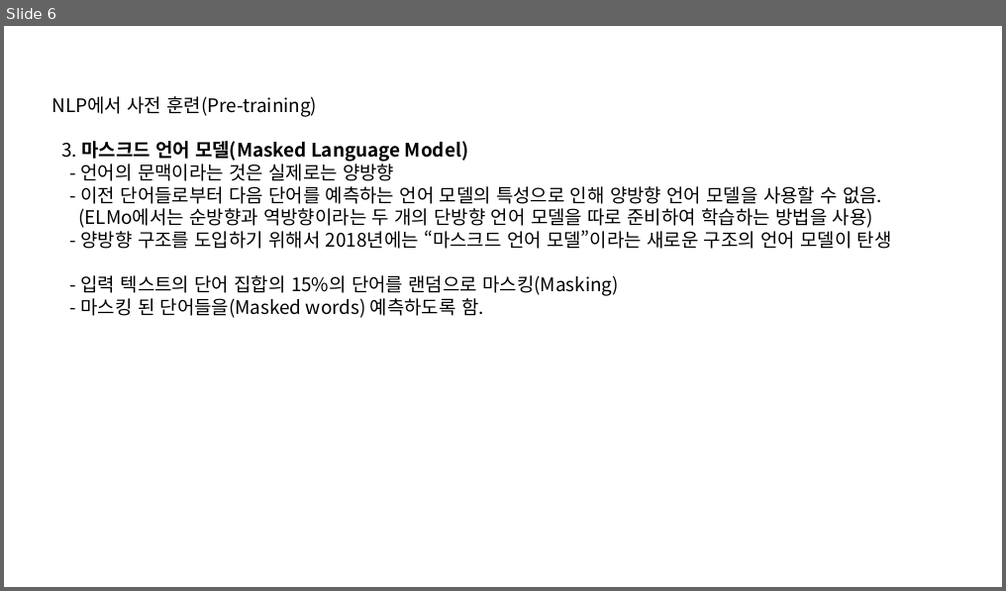
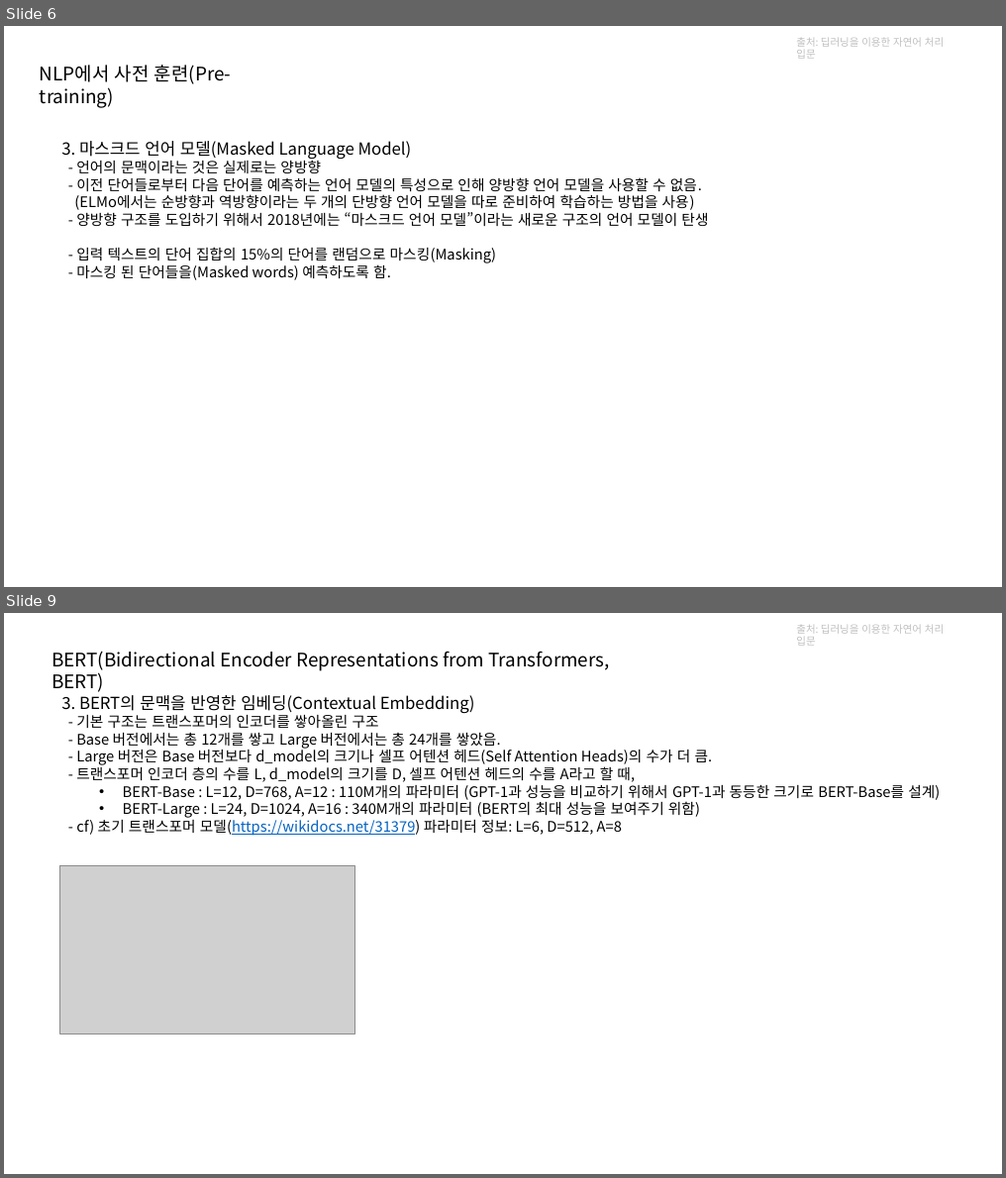
Before and after one commit to kjh8331267/NLP_Study, a slide deck: slide/BERT.pptx. Shown one above the other, each under a label of ours: slide 6 before the commit, slides 6 and 9 after it; the slides between them are not shown. The pictures are 1006x591 and 1006x1178 pixels, drawn with LibreOffice and Linux fonts; fonts in the diff are those of the drawing; grey boxes stand for pictures. Boxes give left, top, right and bottom in pixels: in the first picture for what was removed or moved away, otherwise in the second. Text is boxed around its words. In the diff, an @@ line names an element or a change of style, - is before the commit and + after.

```diff
--- a/slide/BERT.pptx
+++ b/slide/BERT.pptx
@@ slide 9 added at (4,613,1002,1174), background #FFFFFF @@
@@ text added at (796,625,944,646), 10 pt, text #BFBFBF @@
+출처: 딥러닝을 이용한 자연어 처리 입문
@@ text added at (52,651,610,692), 18 pt, text #000000 @@
+BERT(Bidirectional Encoder Representations from Transformers, BERT)
@@ text added at (61,695,940,836), 14 pt, text #000000 @@
+3. BERT의 문맥을 반영한 임베딩(Contextual Embedding)
+- 기본 구조는 트랜스포머의 인코더를 쌓아올린 구조
+- Base 버전에서는 총 12개를 쌓고 Large 버전에서는 총 24개를 쌓았음.
+- Large 버전은 Base 버전보다 d_model의 크기나 셀프 어텐션 헤드(Self Attention Heads)의 수가 더 큼.
+- 트랜스포머 인코더 층의 수를 L, d_model의 크기를 D, 셀프 어텐션 헤드의 수를 A라고 할 때,
+  • BERT-Base : L=12, D=768, A=12 : 110M개의 파라미터 (GPT-1과 성능을 비교하기 위해서 GPT-1과 동등한 크기로 BERT-Base를 설계)
+  • BERT-Large : L=24, D=1024, A=16 : 340M개의 파라미터 (BERT의 최대 성능을 보여주기 위함)
+- cf) 초기 트랜스포머 모델(https://wikidocs.net/31379) 파라미터 정보: L=6, D=512, A=8
@@ picture added at (59,865,355,1034) @@
@@ slide 6 changed as well @@
@@ text added at (796,38,944,59), 10 pt, text #BFBFBF @@
+출처: 딥러닝을 이용한 자연어 처리 입문
@@ text "NLP에서 사전 훈련(Pre-training)" rewrapped from (52,96,317,117) to (40,65,231,108) @@
@@ text "3. 마스크드 언어 모델(Masked Language ..." at (61,141,708,280): size 18 to 16 pt in "3. 마스크드 언어 모델(Masked Language Model)"; bold off in "마스크드 언어 모델(Masked Language Model)"; size 18 to 14 pt in "- 언어의 문맥이라는 것은 실제로는 양방향", "- 이전 단어들로부터 다음 단어를 예측하는 언어 ...", "(ELMo에서는 순방향과 역방향이라는 두 개의 단방향 언어 ...", "- 양방향 구조를 도입하기 위해서 2018년에는 “마스크드 ..." and 2 more places @@
```
Also in this commit, not shown: 5 other slides changed, 2 other slides added, 1 slide removed, 1 other file.
